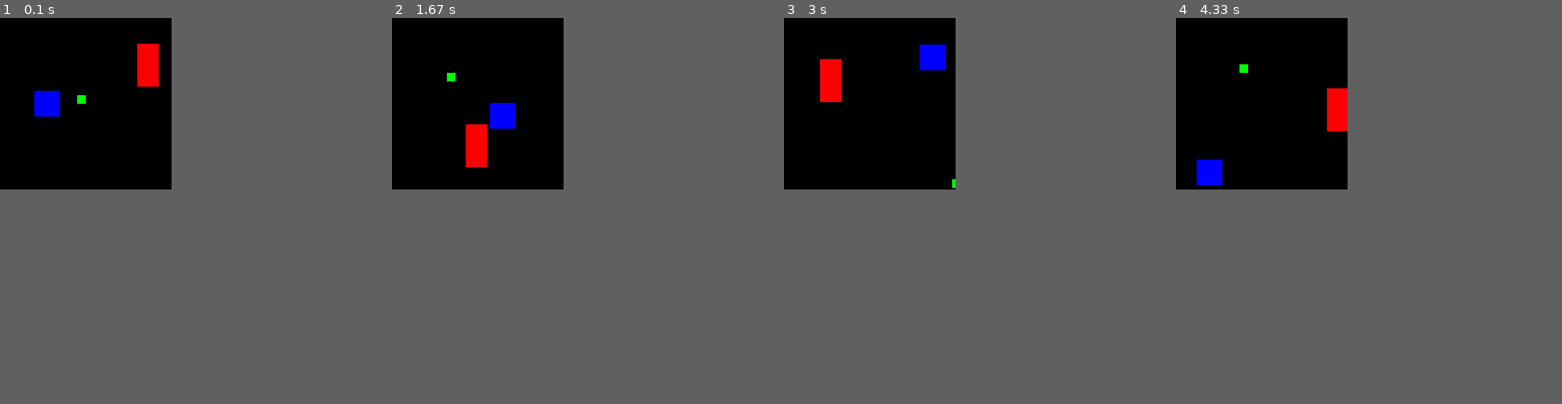
Above: before the commit, frames 1-4 (left to right).
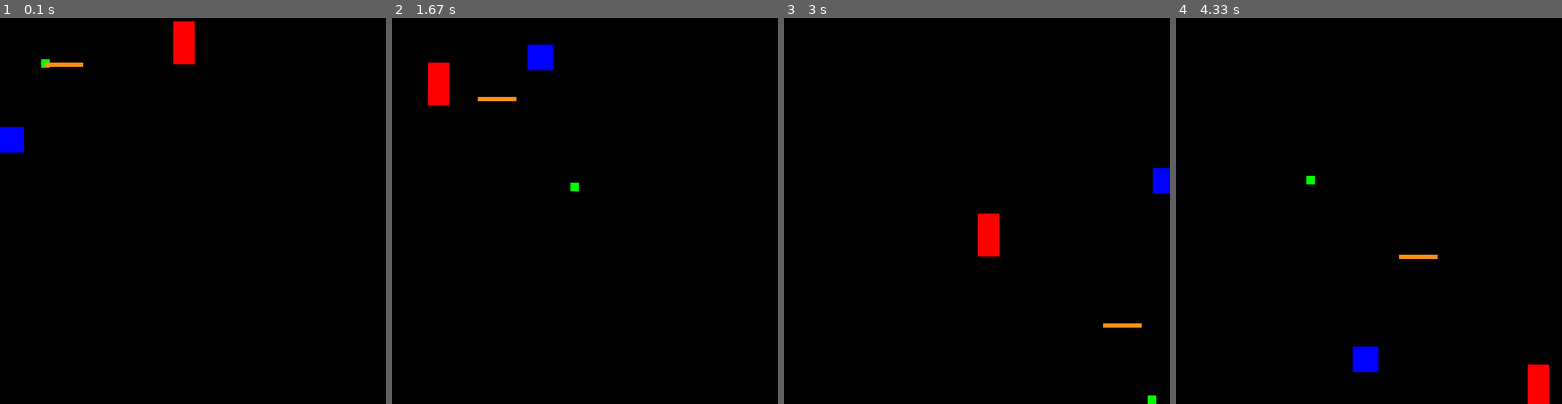
Above: after the commit, the same moments.

Repository: Deadskinmask811/Invent
Game: pygame game, started from animation.py
The game is run twice, just before and just after one commit, with the same random seed, the same clock (stepped at 60 frames per second) and the same inputs.
Inputs:
- Up to frame 1 (0.1 s): no input
- Up to frame 2 (1.67 s): no input
- Up to frame 3 (3 s): no input
- Up to frame 4 (4.33 s): no input
In our replay, the window is 400x400 before the commit and 900x900 after it. These sizes can differ from the game's own. Grey fills any space a smaller window leaves; there, only what the larger window draws over its background counts as a difference.

The runs differ from the first frame. In frame 1, 2.3% of the frame differs, in the area x 0-51%, y 0-35%; in frame 2, 2.3%, in the area x 9-49%, y 6-45%; in frame 3, 2.2%; in frame 4, 2.3%.

Commit message:
adding some old files plus new spritesAndSounds project directory

Diff:
--- a/animation.py
+++ b/animation.py
@@ -5,8 +5,8 @@
 pygame.init()
 
 # set up the window
-WINDOWWIDTH = 400
-WINDOWHEIGHT = 400
+WINDOWWIDTH = 900
+WINDOWHEIGHT = 900
 windowSurface = pygame.display.set_mode((WINDOWWIDTH, WINDOWHEIGHT), 0, 32)
 pygame.display.set_caption('Animation')
 
@@ -16,19 +16,21 @@
 UPLEFT = 7
 UPRIGHT = 9
 
-MOVESPEED = 4
+MOVESPEED = 8
 
 # set up the colors
 BLACK = (0,0,0)
 RED = (255, 0, 0)
 GREEN = (0, 255, 0)
 BLUE = (0, 0, 255)
+ORANGE = (255, 144, 25)
 
 # set up teh block data structure
 b1 = {'rect':pygame.Rect(300, 80, 50, 100), 'color':RED, 'dir':UPRIGHT}
 b2 = {'rect':pygame.Rect(200, 200, 20, 20), 'color':GREEN, 'dir':UPLEFT}
 b3 = {'rect':pygame.Rect(100, 150, 60, 60), 'color':BLUE, 'dir':DOWNLEFT}
-blocks = [b1, b2, b3]
+b4 = {'rect':pygame.Rect(0, 0, 90, 10), 'color':ORANGE, 'dir':DOWNRIGHT}
+blocks = [b1, b2, b3, b4]
 
 # run the game loop
 while True:
@@ -87,4 +89,4 @@
 
     # draw the window on the screen
     pygame.display.update()
-    time.sleep(0.02)
+    time.sleep(0.00833)
--- /dev/null
+++ b/collisionDetection.py
@@ -0,0 +1,125 @@
+import pygame, sys, random
+from pygame.locals import *
+
+def doRectsOverlap(rect1, rect2):
+    for a, b in [(rect1, rect2), (rect2, rect1)]:
+        # Check if a's corners are inside b
+        if ((isPointInsideRect(a.left, a.top, b)) or
+                (isPointInsideRect(a.left, a.bottom, b)) or
+                (isPointInsideRect(a.right, a.top, b)) or
+                (isPointInsideRect(a.right, a.bottom, b))):
+            return True
+
+    return False
+
+def isPointInsideRect(x, y, rect):
+    if(x > rect.left) and (x < rect.right) and (y > rect.top) and (y < rect.bottom):
+        return True
+    else:
+        return False
+
+
+# set up pygame
+pygame.init()
+mainClock = pygame.time.Clock()
+
+# set up the window
+WINDOWWIDTH = 400
+WINDOWHEIGHT = 400
+windowSurface = pygame.display.set_mode((WINDOWWIDTH, WINDOWHEIGHT), 0, 32)
+pygame.display.set_caption('Collision Detection')
+
+# set up direction variables
+DOWNLEFT = 1
+DOWNRIGHT = 3
+UPLEFT = 7
+UPRIGHT = 9
+
+MOVESPEED = 4
+
+# set up the colors
+BLACK = (0, 0, 0)
+GREEN = (0, 255, 0)
+WHITE = (255, 255, 255)
+
+# set up the bouncer and food data structures
+foodCounter = 0
+NEWFOOD = 40
+FOODSIZE = 20
+bouncer = {'rect':pygame.Rect(300, 100, 50, 50), 'dir':UPLEFT}
+foods = []
+for i in range(20):
+    foods.append(pygame.Rect(random.randint(0, WINDOWWIDTH - FOODSIZE), random.randint(0, WINDOWHEIGHT - FOODSIZE), FOODSIZE, FOODSIZE))
+
+# run the game loop
+while True:
+    # check for the QUIT event
+    for event in pygame.event.get():
+        if event.type == QUIT:
+            pygame.quit()
+            sys.exit()
+
+    foodCounter += 1
+    if foodCounter >= NEWFOOD:
+        # add new food
+        foodCounter = 0
+        foods.append(pygame.Rect(random.randint(0, WINDOWWIDTH - FOODSIZE), random.randint(0, WINDOWHEIGHT - FOODSIZE), FOODSIZE, FOODSIZE))
+
+    # draw the black background onto the surface
+    windowSurface.fill(BLACK)
+
+    # move the bouncer data structure
+    if bouncer['dir'] == DOWNLEFT:
+        bouncer['rect'].left -= MOVESPEED
+        bouncer['rect'].top += MOVESPEED
+    if bouncer['dir'] == DOWNRIGHT:
+        bouncer['rect'].left += MOVESPEED
+        bouncer['rect'].top += MOVESPEED
+    if bouncer['dir'] == UPLEFT:
+        bouncer['rect'].left -= MOVESPEED
+        bouncer['rect'].top -= MOVESPEED
+    if bouncer['dir'] == UPRIGHT:
+        bouncer['rect'].left += MOVESPEED
+        bouncer['rect'].top -= MOVESPEED
+
+    # check if the bouncer has moved out of the window
+    if bouncer['rect'].top < 0:
+        # bouncer has moved past the top
+        if bouncer['dir'] == UPLEFT:
+            bouncer['dir'] = DOWNLEFT
+        if bouncer['dir'] == UPRIGHT:
+            bouncer['dir'] = DOWNRIGHT
+    if bouncer['rect'].bottom > WINDOWHEIGHT:
+        # bouncer has moved past the bottom
+        if bouncer['dir'] == DOWNLEFT:
+            bouncer['dir'] = UPLEFT
+        if bouncer['dir'] == DOWNRIGHT:
+            bouncer['dir'] = UPRIGHT
+    if bouncer['rect'].left < 0:
+        # bouncer has moved past the left
+        if bouncer['dir'] == DOWNLEFT:
+            bouncer['dir'] = DOWNRIGHT
+        if bouncer['dir'] == UPLEFT:
+            bouncer['dir'] = UPRIGHT
+    if bouncer['rect'].right > WINDOWWIDTH:
+        # bouncer has moved past the right
+        if bouncer['dir'] == DOWNRIGHT:
+            bouncer['dir'] = DOWNLEFT
+        if bouncer['dir'] == UPRIGHT:
+            bouncer['dir'] = UPLEFT
+
+    # draw the bouncer onto the surface
+    pygame.draw.rect(windowSurface, WHITE, bouncer['rect'])
+
+    # check if the bouncer has intersected with any food squares.
+    for food in foods[:]:
+        if doRectsOverlap(bouncer['rect'], food):
+            foods.remove(food)
+
+    # draw the food
+    for i in range(len(foods)):
+        pygame.draw.rect(windowSurface, GREEN, foods[i])
+
+    # draw the window onto the screen
+    pygame.display.update()
+    mainClock.tick(40)
--- /dev/null
+++ b/pygameInput.py
@@ -0,0 +1,110 @@
+import pygame, sys, random
+from pygame.locals import *
+
+# set up pygame
+pygame.init()
+mainClock = pygame.time.Clock()
+
+# set up the window
+WINDOWWIDTH = 400
+WINDOWHEIGHT = 400
+windowSurface = pygame.display.set_mode((WINDOWWIDTH, WINDOWHEIGHT), 0, 32)
+pygame.display.set_caption('Input')
+
+# set up the colors
+BLACK = (0, 0, 0)
+GREEN = (0, 255, 0)
+WHITE = (255, 255, 255)
+
+# set up the player and food data structure
+foodCounter = 0
+NEWFOOD = 40
+FOODSIZE = 20
+player = pygame.Rect(300, 100, 50, 50)
+foods = []
+for i in range(20):
+    foods.append(pygame.Rect(random.randint(0, WINDOWWIDTH - FOODSIZE), random.randint(0, WINDOWHEIGHT - FOODSIZE), FOODSIZE, FOODSIZE))
+
+# set up movement variables
+moveLeft = False
+moveRight = False
+moveUp = False
+moveDown = False
+
+MOVESPEED = 6
+
+
+# run the game loop
+while True:
+    # check for events
+    for event in pygame.event.get():
+        if event.type == QUIT:
+            pygame.quit()
+            sys.exit()
+        if event.type == KEYDOWN:
+            # change teh keyboard variables
+            if event.key == K_LEFT or event.key == ord('a'):
+                moveRight = False
+                moveLeft = True
+            if event.key == K_RIGHT or event.key == ord('d'):
+                moveRight = True
+                moveLeft = False
+            if event.key == K_UP or event.key == ord('w'):
+                moveDown = False
+                moveUp = True
+            if event.key == K_DOWN or event.key == ord('s'):
+                moveUp = False
+                moveDown = True
+        if event.type == KEYUP:
+            if event.key == K_ESCAPE:
+                pygame.quit()
+                sys.exit()
+            if event.key == K_LEFT or event.key == ord('a'):
+                moveLeft = False
+            if event.key == K_RIGHT or event.key == ord('d'):
+                moveRight = False
+            if event.key == K_UP or event.key == ord('w'):
+                moveUp = False
+            if event.key == K_DOWN or event.key == ord('s'):
+                moveDown = False
+            if event.key == ord('x'):
+                player.top = random.randint(0, WINDOWHEIGHT - player.height)
+                player.left = random.randint(0, WINDOWWIDTH - player.width)
+
+        if event.type == MOUSEBUTTONUP:
+            foods.append(pygame.Rect(event.pos[0], event.pos[1], FOODSIZE, FOODSIZE))
+
+    foodCounter += 1
+    if foodCounter >= NEWFOOD:
+        # add new food
+        foodCounter = 0
+        foods.append(pygame.Rect(random.randint(0, WINDOWWIDTH - FOODSIZE), random.randint(0, WINDOWHEIGHT - FOODSIZE), FOODSIZE, FOODSIZE))
+
+    # draw the black background onto the surface
+    windowSurface.fill(BLACK)
+
+    # move the player
+    if moveDown and player.bottom < WINDOWHEIGHT:
+        player.top += MOVESPEED
+    if moveUp and player.top > 0:
+        player.top -= MOVESPEED
+    if moveLeft and player.left > 0:
+        player.left -= MOVESPEED
+    if moveRight and player.right < WINDOWWIDTH:
+        player.right += MOVESPEED
+
+    # draw the player onto the surface
+    pygame.draw.rect(windowSurface, WHITE, player)
+
+    # check if the player has intersected with any food squares.
+    for food in foods[:]:
+        if player.colliderect(food):
+            foods.remove(food)
+
+    # draw the food
+    for i in range(len(foods)):
+        pygame.draw.rect(windowSurface, GREEN, foods[i])
+
+    # draw the window onto the screen
+    pygame.display.update()
+    mainClock.tick(40)
--- /dev/null
+++ b/spritesAndSounds/spritesAndSounds.py
@@ -0,0 +1,127 @@
+import pygame, sys, time, random
+from pygame.locals import *
+
+# set up pygame pygame.init()
+pygame.init()
+mainClock = pygame.time.Clock()
+
+# set up the window
+WINDOWWIDTH = 400
+WINDOWHEIGHT = 400
+windowSurface = pygame.display.set_mode((WINDOWWIDTH, WINDOWHEIGHT), 0, 32)
+pygame.display.set_caption('Spriates and Sount')
+
+# set up the colors
+BLACK = (0, 0, 0)
+
+# set up the block data structure
+player = pygame.Rect(300, 100, 40, 40)
+playerImage = pygame.image.load('player.png')
+playerStretchedImage = pygame.transform.scale(playerImage,(40,40))
+foodImage = pygame.image.load('cherry.png')
+foods = []
+for i in range(20):
+    foods.append(pygame.Rect(random.randint(0, WINDOWWIDTH - 20), random.randint(0, WINDOWHEIGHT - 20), 20, 20))
+
+foodCounter = 0
+NEWFOOD = 40
+
+# set up keyboard variables
+moveLeft = False
+moveRight = False
+moveUp = False
+moveDown = False
+
+MOVESPEED = 6
+
+# set up music
+pickUpSound = pygame.mixer.Sound('pickup.wav')
+pygame.mixer.music.load('background.mid')
+pygame.mixer.music.play(-1, 0.0)
+musicPlaying = True
+
+# run the game loop
+while True:
+    # check for the QUIT event
+    for event in pygame.event.get():
+        if event.type == QUIT:
+            pygame.quit()
+            sys.exit()
+        if event.type == KEYDOWN:
+            # change the keyboard variables
+            if event.key == K_LEFT or event.key == ord('a'):
+                moveRight = False
+                moveLeft = True
+            if event.key == K_RIGHT or event.key == ord('d'):
+                moveLeft = False
+                moveRight = True
+            if event.key == K_UP or event.key == ord('w'):
+                moveDown = False
+                moveUp = True
+            if event.key == K_DOWN or event.key == ord('s'):
+                moveUp = False
+                moveDown = True
+        if event.type == KEYUP:
+            if event.key == K_ESCAPE:
+                pygame.quit()
+                sys.exit()
+            if event.key == K_LEFT or event.key == ord('a'):
+                moveLeft = False
+            if event.key == K_RIGHT or event.key == ord('d'):
+                moveRight = False
+            if event.key == K_UP or event.key == ord('w'):
+                moveUp = False
+            if event.key == K_DOWN or event.key == ord('s'):
+                moveDown = False
+            if event.key == ord('x'):
+                player.top = random.randint(0, WINDOWHEIGHT - player.height)
+                player.left = random.randint(0, WINDOWWIDTH - player.width)
+            if event.key == ord('m'):
+                if musicPlaying:
+                    pygame.mixer.music.stop()
+                else:
+                    pygame.mixer.music.play(-1, 0.0)
+                musicPlaying = not musicPlaying
+
+        if event.type == MOUSEBUTTONUP:
+            foods.append(pygame.Rect(event.pos[0] - 10, event.pos[1] - 10, 20, 20))
+
+    foodCounter += 1
+    if foodCounter >= NEWFOOD:
+        # add new food
+        foodCounter = 0
+        foods.append(pygame.Rect(random.randint(0, WINDOWWIDTH - 20), random.randint(0, WINDOWHEIGHT - 20), 20, 20))
+
+    # draw the black background onto the surface
+    windowSurface.fill(BLACK)
+
+    # move the player
+    if moveDown and player.bottom < WINDOWHEIGHT:
+        player.top += MOVESPEED
+    if moveUp and player.top > 0:
+        player.top -= MOVESPEED
+    if moveLeft and player.left > 0:
+        player.left -= MOVESPEED
+    if moveRight and player.right < WINDOWWIDTH:
+        player.right += MOVESPEED
+
+
+    # draw teh block onto the surface
+    windowSurface.blit(playerStretchedImage, player)
+
+    # check if teh block has intersected with any food squares.
+    for food in foods[:]:
+        if player.colliderect(food):
+            foods.remove(food)
+            player = pygame.Rect(player.left, player.top, player.width + 2, player.height + 2)
+            playerStretchedImage = pygame.transform.scale(playerImage, (player.width, player.height))
+            if musicPlaying:
+                pickUpSound.play()
+
+    # draw the food
+    for food in foods:
+        windowSurface.blit(foodImage, food)
+
+    # draw the window onto the screen
+    pygame.display.update()
+    mainClock.tick(40)
Binary file added: spritesAndSounds/cherry.png
Binary file added: spritesAndSounds/player.png
Not shown, added: spritesAndSounds/.spritesAndSounds.py.swp
Not shown, added: spritesAndSounds/background.mid
Not shown, added: spritesAndSounds/pickup.wav
